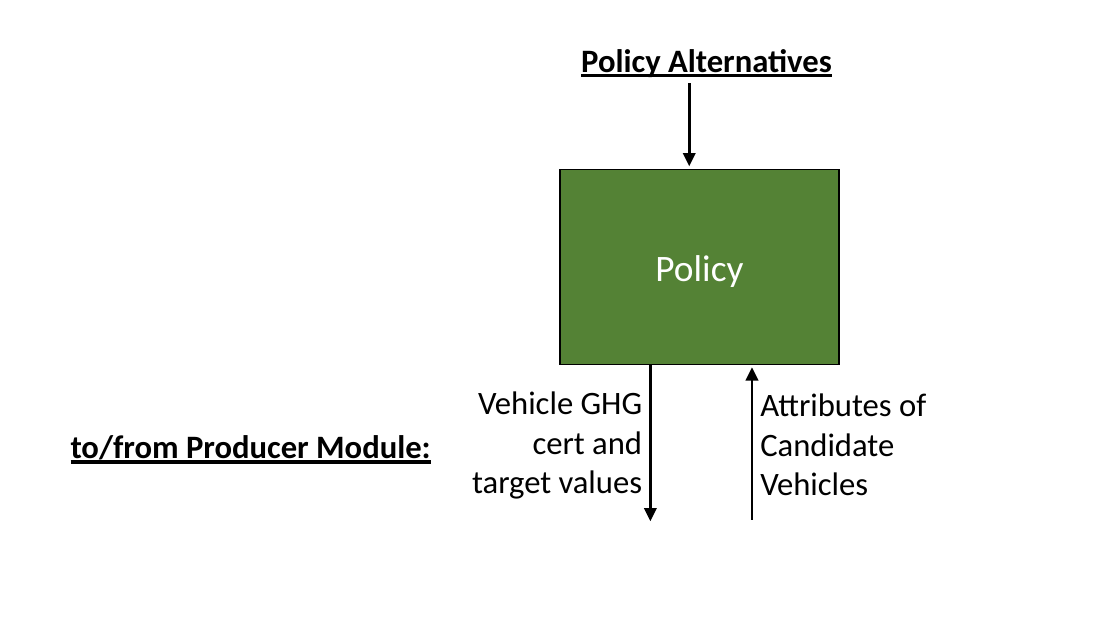
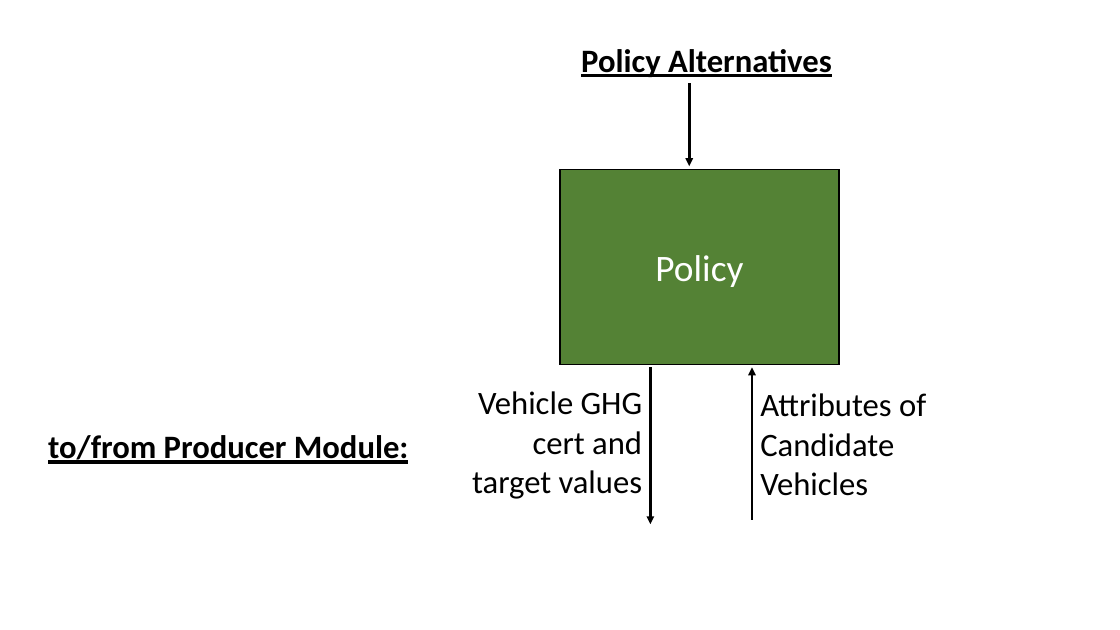
Before and after one commit to USEPA/EPA_OMEGA_Model, a slide deck: slide 10 of doc/source/_static/raw_figures.pptx (slide 9 before the commit). Drawn at 1120x630 pixels with LibreOffice and Linux fonts; fonts in the diff are those of the drawing. Boxes give left, top, right and bottom in pixels: in the first picture for what was removed or moved away, otherwise in the second. Text is boxed around its words. In the diff, an @@ line names an element or a change of style, - is before the commit and + after.

```diff
--- a/doc/source/_static/raw_figures.pptx
+++ b/doc/source/_static/raw_figures.pptx
@@ arrow moved from (650, 365) - (650, 521) to (650, 368) - (650, 524) @@
@@ text "to/from Producer Module:": place and size @@
-text "to/from Producer Module:" at (71,435,430,464)
+text "to/from Producer Module:" at (48,435,408,464)
```
Also in this commit, not shown: 2 other slides changed, 1 slide added, 3 other files.
